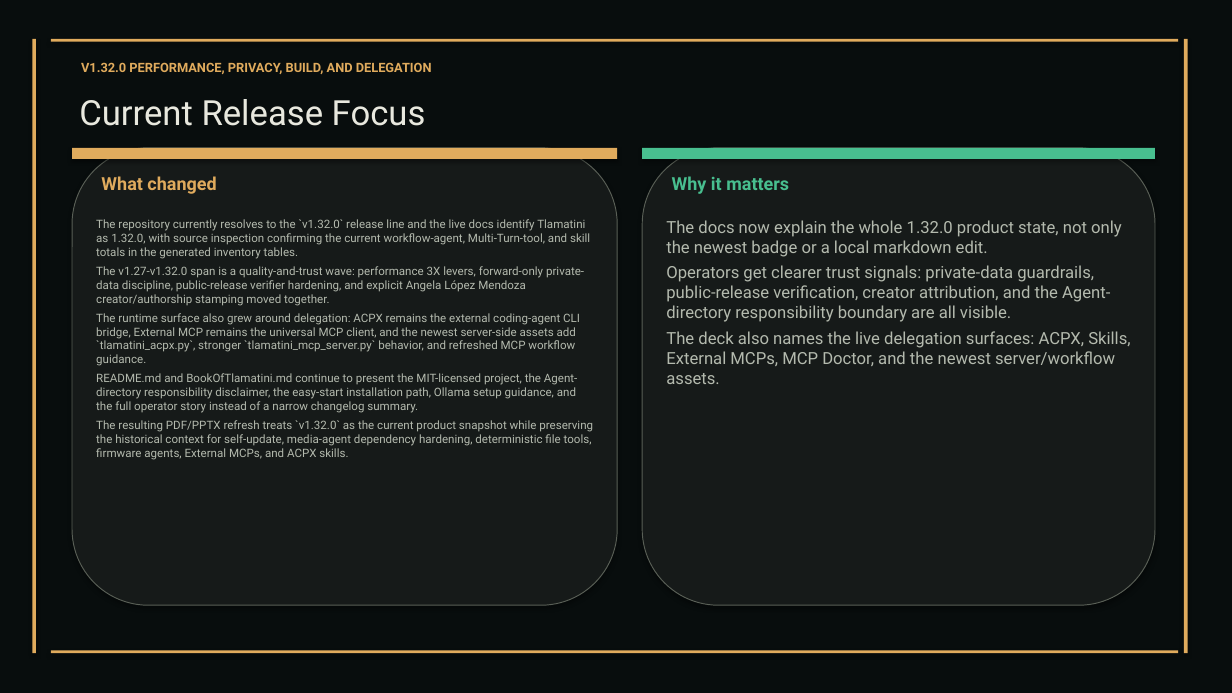
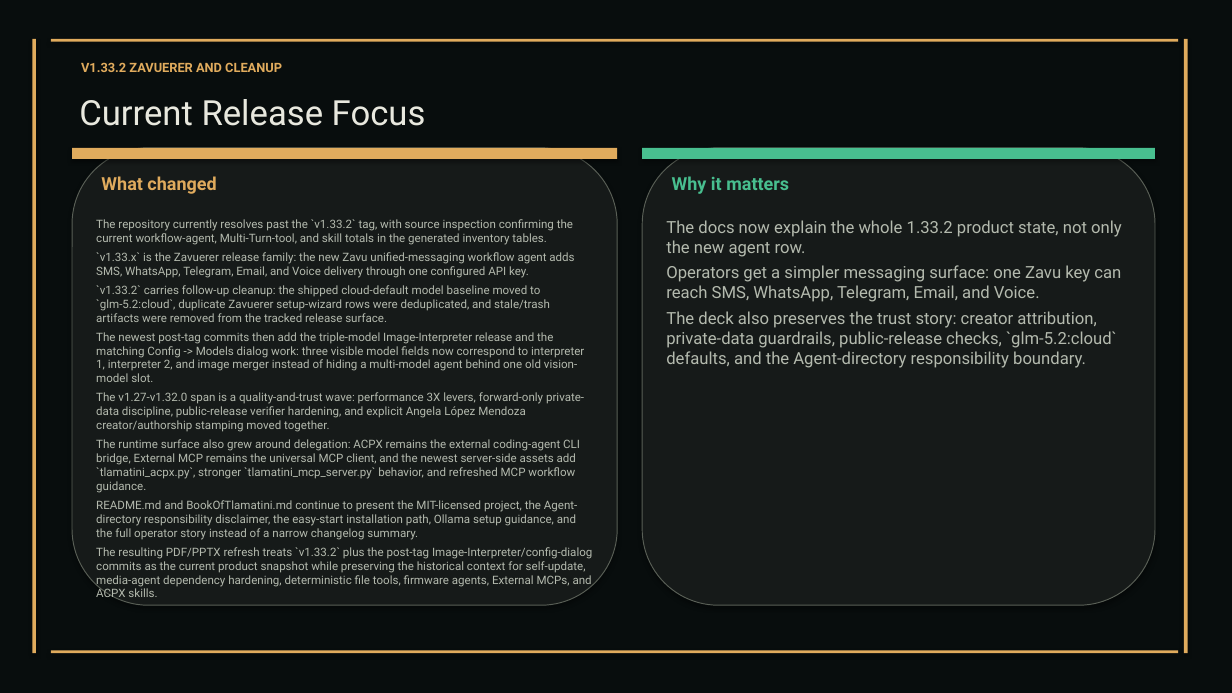
Before and after one commit to XAIHT/web-app, a slide deck: slide 20 of Tlamatini_eXtended_Artificial_Intelligence_Humanly_Tempered.pptx. Drawn at 1232x693 pixels with LibreOffice and Linux fonts; fonts in the diff are those of the drawing. Boxes give left, top, right and bottom in pixels: in the first picture for what was removed or moved away, otherwise in the second. Text is boxed around its words. In the diff, an @@ line names an element or a change of style, - is before the commit and + after.

Commit message:
Update of Image-Interpreter agent by angelahack1

```diff
--- a/Tlamatini_eXtended_Artificial_Intelligence_Humanly_Tempered.pptx
+++ b/Tlamatini_eXtended_Artificial_Intelligence_Humanly_Tempered.pptx
@@ text at [81,62,282,72]: text changed @@
-V1.32.0 PERFORMANCE, PRIVACY, BUILD, AND DELEGATION
+V1.33.2 ZAVUERER AND CLEANUP
@@ text at [96,219,584,382]: text changed @@
-The repository currently resolves to the `v1.32.0` release line and the live docs identify Tlamatini as 1.32.0, with source inspection confirming the current workflow-agent, Multi-Turn-tool, and skill totals in the generated inventory tables.
+The repository currently resolves past the `v1.33.2` tag, with source inspection confirming the current workflow-agent, Multi-Turn-tool, and skill totals in the generated inventory tables.
+`v1.33.x` is the Zavuerer release family: the new Zavu unified-messaging workflow agent adds SMS, WhatsApp, Telegram, Email, and Voice delivery through one configured API key.
+`v1.33.2` carries follow-up cleanup: the shipped cloud-default model baseline moved to `glm-5.2:cloud`, duplicate Zavuerer setup-wizard rows were deduplicated, and stale/trash artifacts were removed from the tracked release surface.
+The newest post-tag commits then add the triple-model Image-Interpreter release and the matching Config -> Models dialog work: three visible model fields now correspond to interpreter 1, interpreter 2, and image merger instead of hiding a multi-model agent behind one old vision-model slot.
@@ text at [666,220,1122,368]: text changed @@
-The docs now explain the whole 1.32.0 product state, not only the newest badge or a local markdown edit.
-Operators get clearer trust signals: private-data guardrails, public-release verification, creator attribution, and the Agent-directory responsibility boundary are all visible.
-The deck also names the live delegation surfaces: ACPX, Skills, External MCPs, MCP Doctor, and the newest server/workflow assets.
+The docs now explain the whole 1.33.2 product state, not only the new agent row.
+Operators get a simpler messaging surface: one Zavu key can reach SMS, WhatsApp, Telegram, Email, and Voice.
+The deck also preserves the trust story: creator attribution, private-data guardrails, public-release checks, `glm-5.2:cloud` defaults, and the Agent-directory responsibility boundary.
@@ text at [96,547,592,601]: text changed @@
-The resulting PDF/PPTX refresh treats `v1.32.0` as the current product snapshot while preserving the historical context for self-update, media-agent dependency hardening, deterministic file tools, firmware agents, External MCPs, and ACPX skills.
+The resulting PDF/PPTX refresh treats `v1.33.2` plus the post-tag Image-Interpreter/config-dialog commits as the current product snapshot while preserving the historical context for self-update, media-agent dependency hardening, deterministic file tools, firmware agents, External MCPs, and ACPX skills.
```
Also in this commit, not shown: 53 other slides changed, 3 slides added, 5 slides removed, 11 other files.
